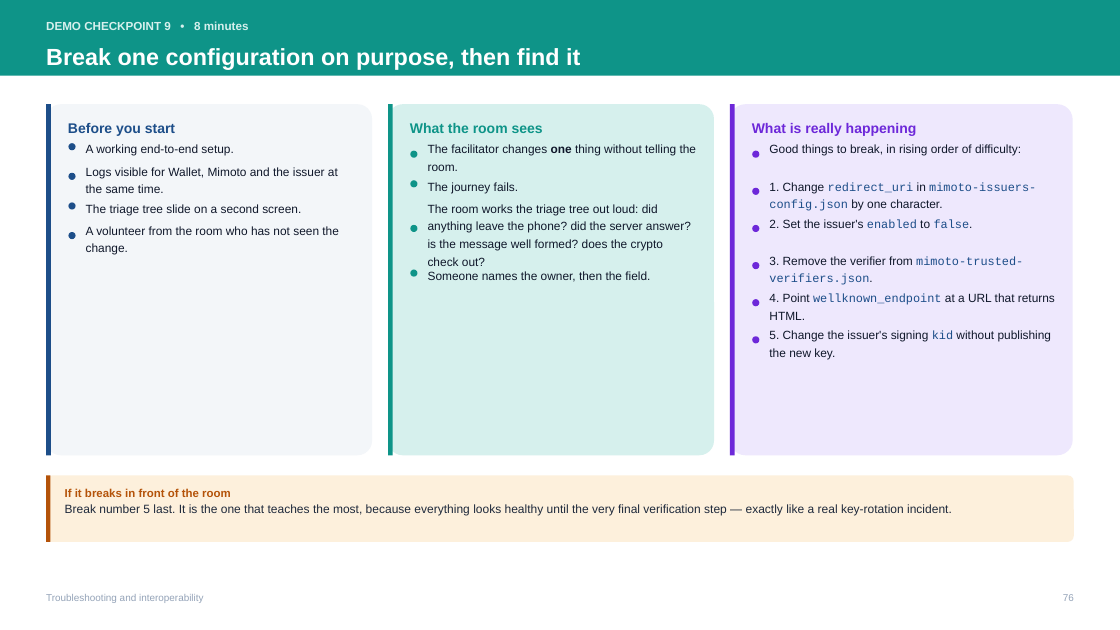
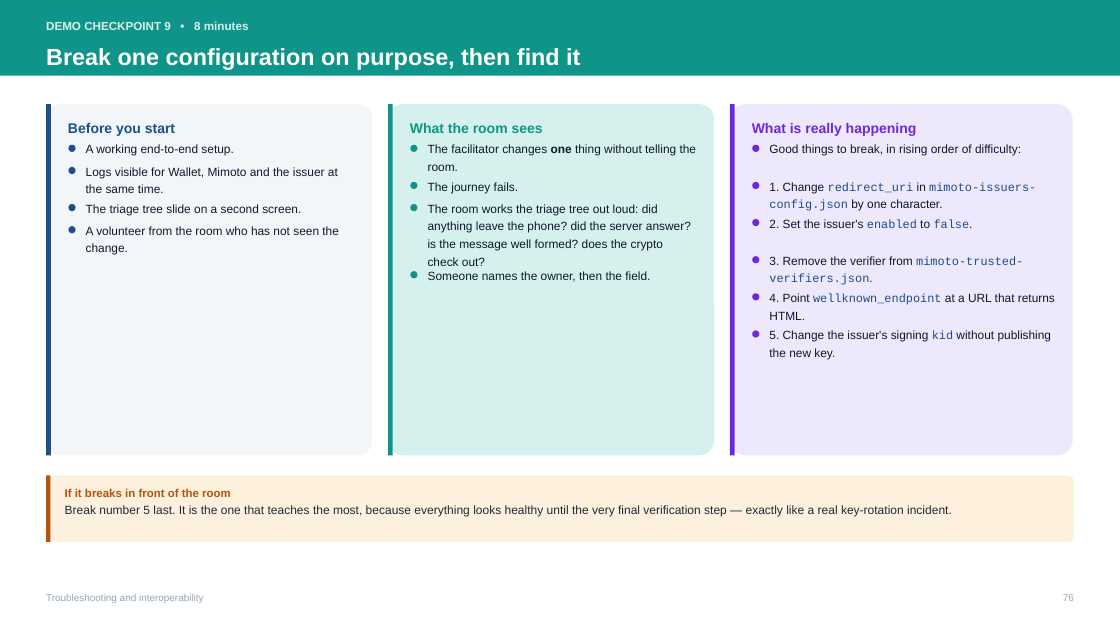
Before and after one commit to abhip2565/abhip2565, a slide deck: slide 76 of inji-training-deck/Inji-Wallet-and-Inji-Web-Technical-Enablement-Brazil.pptx. Drawn at 1120x630 pixels with LibreOffice and Linux fonts; fonts in the diff are those of the drawing. Boxes give left, top, right and bottom in pixels: in the first picture for what was removed or moved away, otherwise in the second. Text is boxed around its words. In the diff, an @@ line names an element or a change of style, - is before the commit and + after.

```diff
--- a/inji-training-deck/Inji-Wallet-and-Inji-Web-Technical-Enablement-Brazil.pptx
+++ b/inji-training-deck/Inji-Wallet-and-Inji-Web-Technical-Enablement-Brazil.pptx
@@ ellipse: place and size @@
-ellipse at bbox=[410, 225, 418, 233]
+ellipse at bbox=[410, 204, 418, 212]
@@ 9 ellipses: place and size @@
-9 ellipses at bbox=[68, 150, 760, 344]
+9 ellipses at bbox=[68, 145, 760, 338]
```
Also in this commit, not shown: 34 other slides changed, 7 other files.
